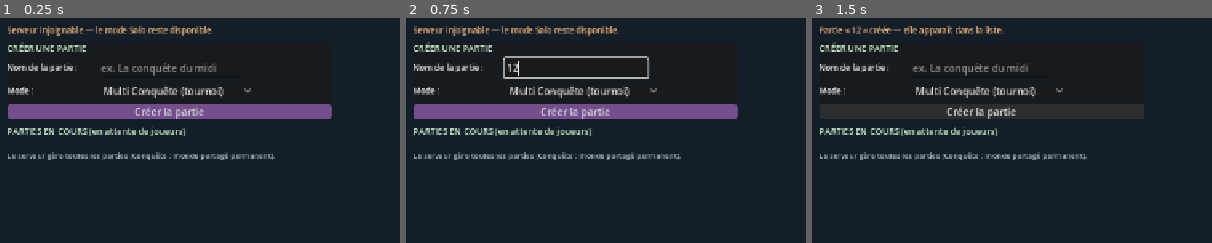
Above: before the commit, frames 1-3 (left to right).
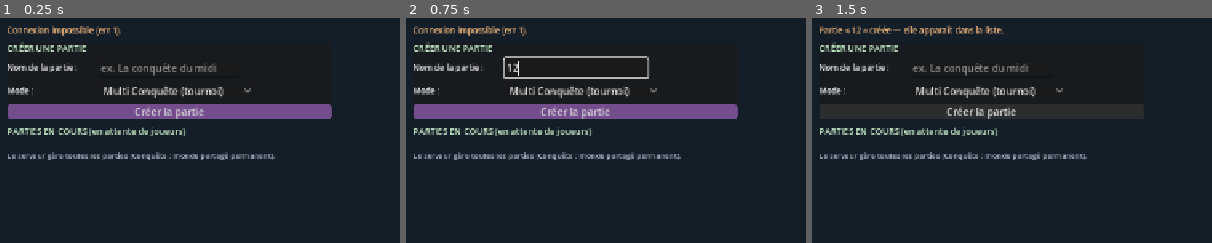
Above: after the commit, the same moments.

Repository: imaginbox/empire-of-lords
Game: Godot game, scene res://scenes/Lobby.tscn
Two runs of this game, one before a commit and one after it. Both use one fixed random seed, a clock stepped at 60 frames per second and the inputs below.
Inputs (mouse positions are % of the whole screen's width and height, from its top left):
- Up to frame 1 (0.25 s): no input
- Up to frame 2 (0.75 s): click (49, 30) at 0.52 s; type "12" at 0.6 s
- Up to frame 3 (1.5 s): click "Créer la partie" at 1.25 s
The pictures show only the part of the screen within x 27-77%, y 19-69%; the shares and areas given below are measured in that part.

The runs differ from the first frame. In frame 1, 1.2% of the frame differs, in the area x 2-53%, y 3-8%; in frame 2, 1.2%; in frame 3, nothing differs.

Commit message:
lan_net: renomme le parametre name->match_name (evite le shadowing Node.name)

Diff:
--- a/project.godot
+++ b/project.godot
@@ -18,7 +18,6 @@
 
 [autoload]
 
-ZivaNet="*res://scripts/ziva_net.gd"
 LanNet="*res://scripts/lan_net.gd"
 
 [display]
--- a/scripts/lan_net.gd
+++ b/scripts/lan_net.gd
@@ -126,8 +126,8 @@
 
 # ------------------------------------------------------------- matchmaking (client)
 
-func create_match(name: String, m: String) -> void:
-	_rpc_create_match.rpc_id(1, name, m)
+func create_match(match_name: String, m: String) -> void:
+	_rpc_create_match.rpc_id(1, match_name, m)
 
 
 func join_match(match_id: int) -> void:
@@ -168,19 +168,19 @@
 
 ## Server receives a request to create a named match.
 @rpc("any_peer", "reliable")
-func _rpc_create_match(name: String, m: String) -> void:
+func _rpc_create_match(match_name: String, m: String) -> void:
 	if not multiplayer.is_server():
 		return
 	var pid := multiplayer.get_remote_sender_id()
 	var match_dict := {
-		"id": _next_match_id, "name": name, "mode": m,
+		"id": _next_match_id, "name": match_name, "mode": m,
 		"host": pid, "players": [pid], "status": "waiting",
 	}
 	_next_match_id += 1
 	matches.append(match_dict)
 	_peer_match[pid] = match_dict["id"]
 	_push_match_list()
-	print("SERVER: player %d created match \"%s\" (%s)." % [pid, name, m])
+	print("SERVER: player %d created match \"%s\" (%s)." % [pid, match_name, m])
 
 
 @rpc("any_peer", "reliable")
